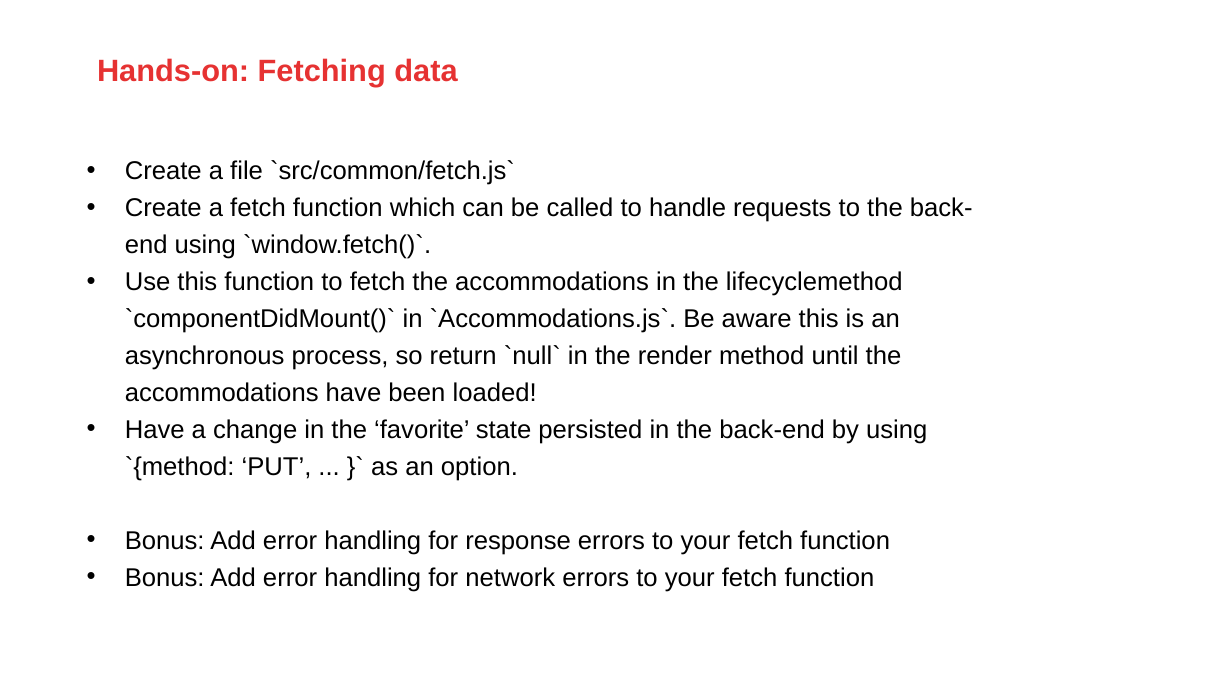
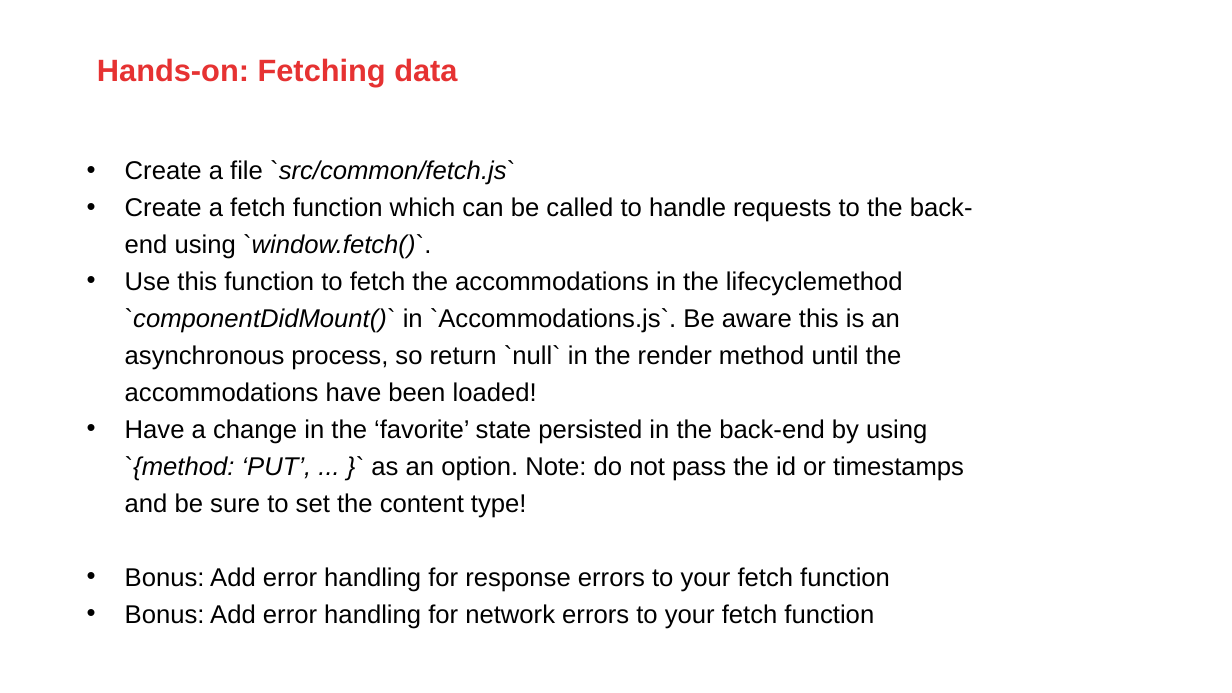
Before and after one commit to AMIS-Services/react-series, a slide deck: slide 9 of sig2/slides/SIG react 2.pptx. Drawn at 1232x693 pixels with LibreOffice and Linux fonts; fonts in the diff are those of the drawing; background and template pictures are left out. Boxes give left, top, right and bottom in pixels: in the first picture for what was removed or moved away, otherwise in the second. Text is boxed around its words. In the diff, an @@ line names an element or a change of style, - is before the commit and + after.

```diff
--- a/sig2/slides/SIG react 2.pptx
+++ b/sig2/slides/SIG react 2.pptx
@@ text at bbox=[125, 160, 973, 402]: italic on in "`src/common/fetch.js`", "`window.fetch()`.", "`componentDidMount()`" @@
@@ text at bbox=[125, 419, 964, 518]: text changed @@
-• Have a change in the ‘favorite’ state persisted in the back-end by using `{method: ‘PUT’, ... }` as an option.
+• Have a change in the ‘favorite’ state persisted in the back-end by using `{method: ‘PUT’, ... }` as an option. Note: do not pass the id or timestamps and be sure to set the content type!
```
Also in this commit, not shown: 3 other slides changed, 21 other files.
